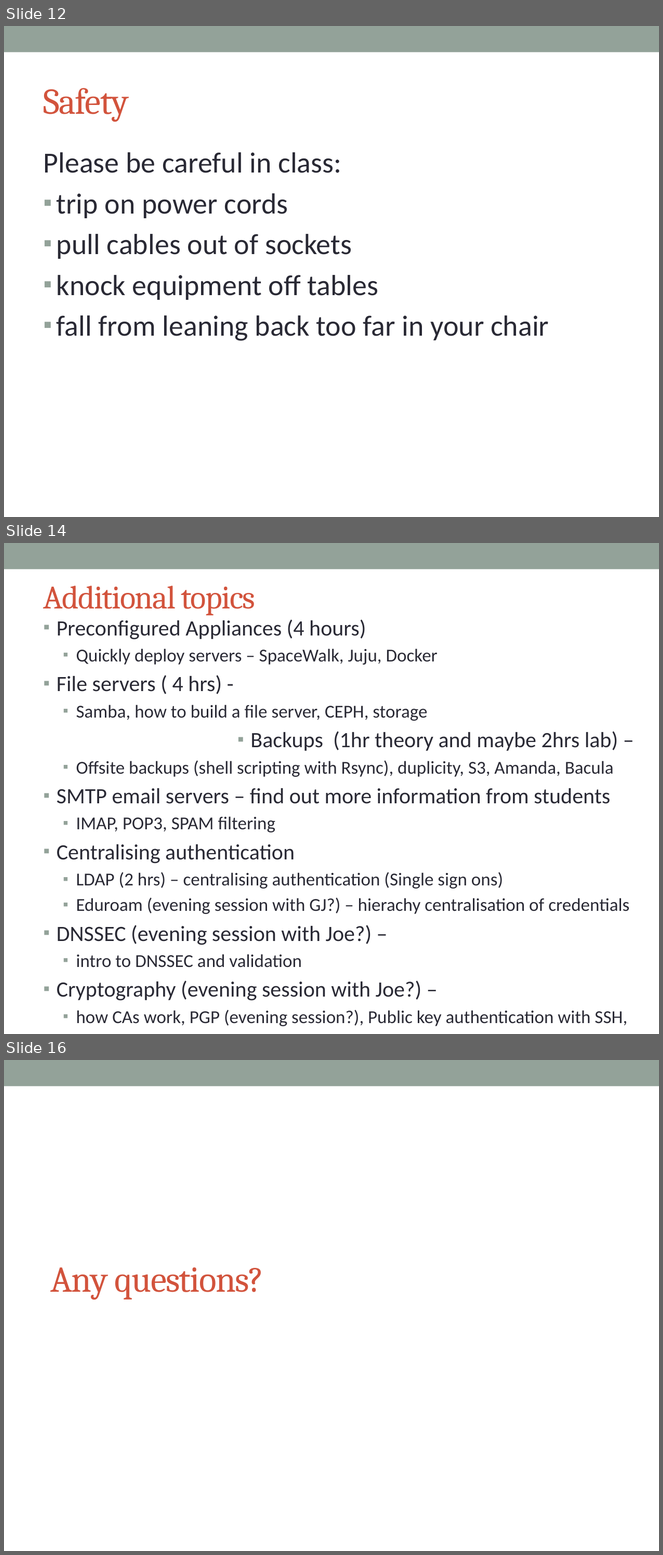
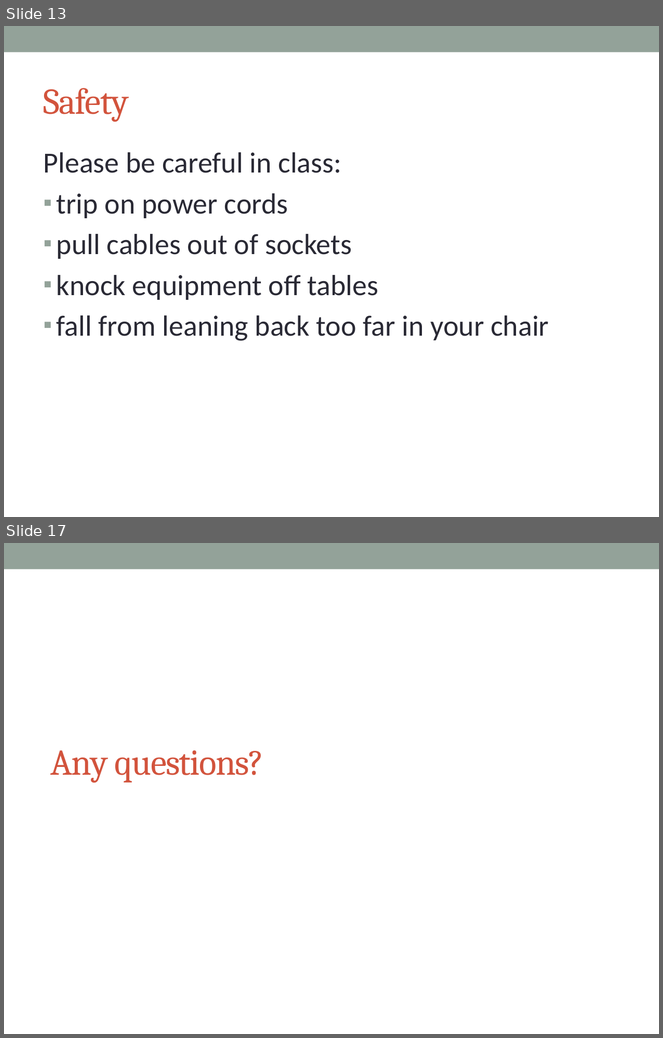
Before and after one commit to afnog/sse, a slide deck: intro/IntroPresentation.pptx. Shown one above the other, each under a label of ours: slides 12, 14 and 16 before the commit, slides 13 and 17 after it; the slides between them are not shown. The pictures are 663x1555 and 663x1038 pixels, drawn with LibreOffice and Linux fonts; fonts in the diff are those of the drawing. Boxes give left, top, right and bottom in pixels: in the first picture for what was removed or moved away, otherwise in the second. Text is boxed around its words. In the diff, an @@ line names an element or a change of style, - is before the commit and + after.

```diff
--- a/intro/IntroPresentation.pptx
+++ b/intro/IntroPresentation.pptx
@@ slide 14 removed at bbox=[4, 543, 659, 1034], background #FFFFFF; not listed: 1 template element that a slide beside it also shows @@
@@ title removed at bbox=[44, 586, 256, 616] @@
-Additional topics
@@ text removed at bbox=[57, 619, 630, 1027] @@
-▪ Preconfigured Appliances (4 hours)
-  ▪ Quickly deploy servers – SpaceWalk, Juju, Docker
-▪ File servers ( 4 hrs) -
-  ▪ Samba, how to build a file server, CEPH, storage
-▪ Backups (1hr theory and maybe 2hrs lab) –
-  ▪ Offsite backups (shell scripting with Rsync), duplicity, S3, Amanda, Bacula
-▪ SMTP email servers – find out more information from students
-  ▪ IMAP, POP3, SPAM filtering
-▪ Centralising authentication
-  ▪ LDAP (2 hrs) – centralising authentication (Single sign ons)
-  ▪ Eduroam (evening session with GJ?) – hierachy centralisation of credentials
-▪ DNSSEC (evening session with Joe?) –
-  ▪ intro to DNSSEC and validation
-▪ Cryptography (evening session with Joe?) –
-  ▪ how CAs work, PGP (evening session?), Public key authentication with SSH,
@@ what was slide 12 is now slide 13 @@
@@ what was slide 16 is now slide 17 @@
```
Also in this commit, not shown: 13 slides changed, 6 slides added.
